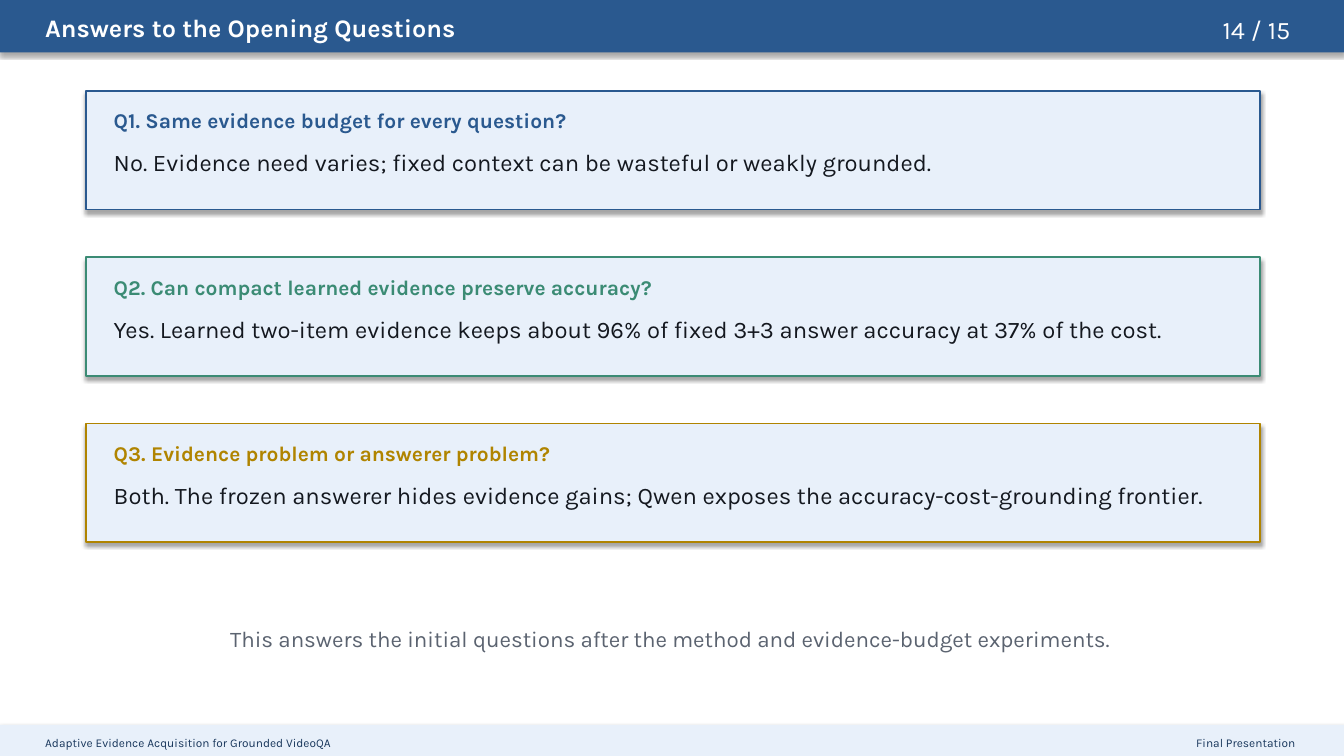
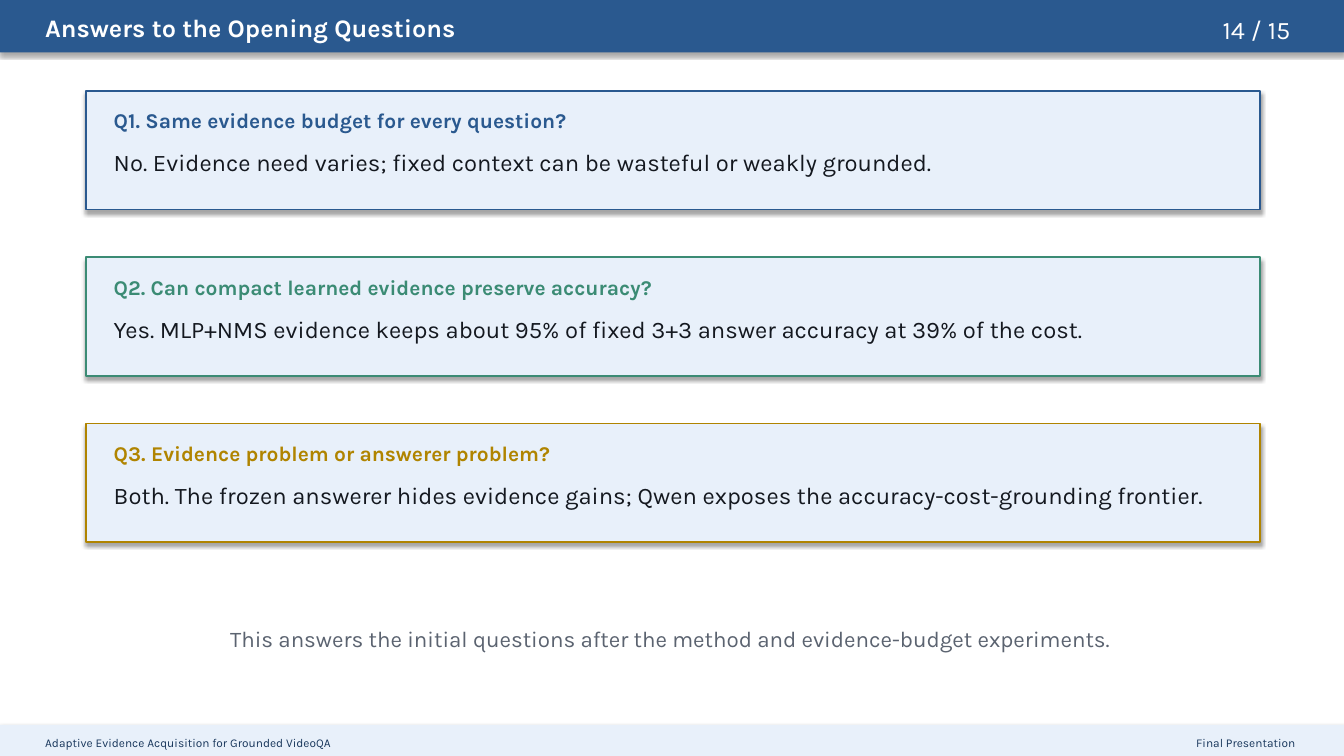
Before and after one commit to riteshthawkar/adaptive-evidence-grounded-videoqa, a slide deck: slide 14 of docs/presentation/research_presentation.pptx. Drawn at 1344x756 pixels with LibreOffice and Linux fonts; fonts in the diff are those of the drawing. Boxes give left, top, right and bottom in pixels: in the first picture for what was removed or moved away, otherwise in the second. Text is boxed around its words. In the diff, an @@ line names an element or a change of style, - is before the commit and + after.

```diff
--- a/docs/presentation/research_presentation.pptx
+++ b/docs/presentation/research_presentation.pptx
@@ text at [114, 321, 1082, 344]: text changed @@
-Yes. Learned two-item evidence keeps about 96% of fixed 3+3 answer accuracy at 37% of the cost.
+Yes. MLP+NMS evidence keeps about 95% of fixed 3+3 answer accuracy at 39% of the cost.
```
Also in this commit, not shown: 5 other slides changed, 1 other file.
